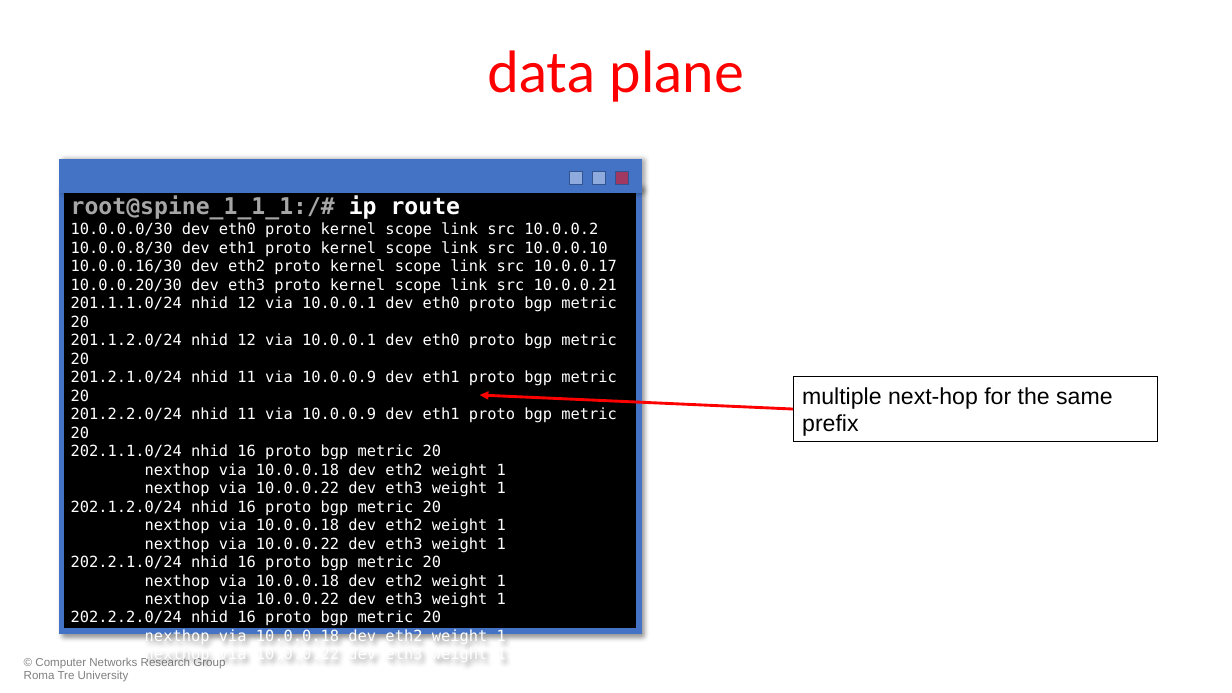
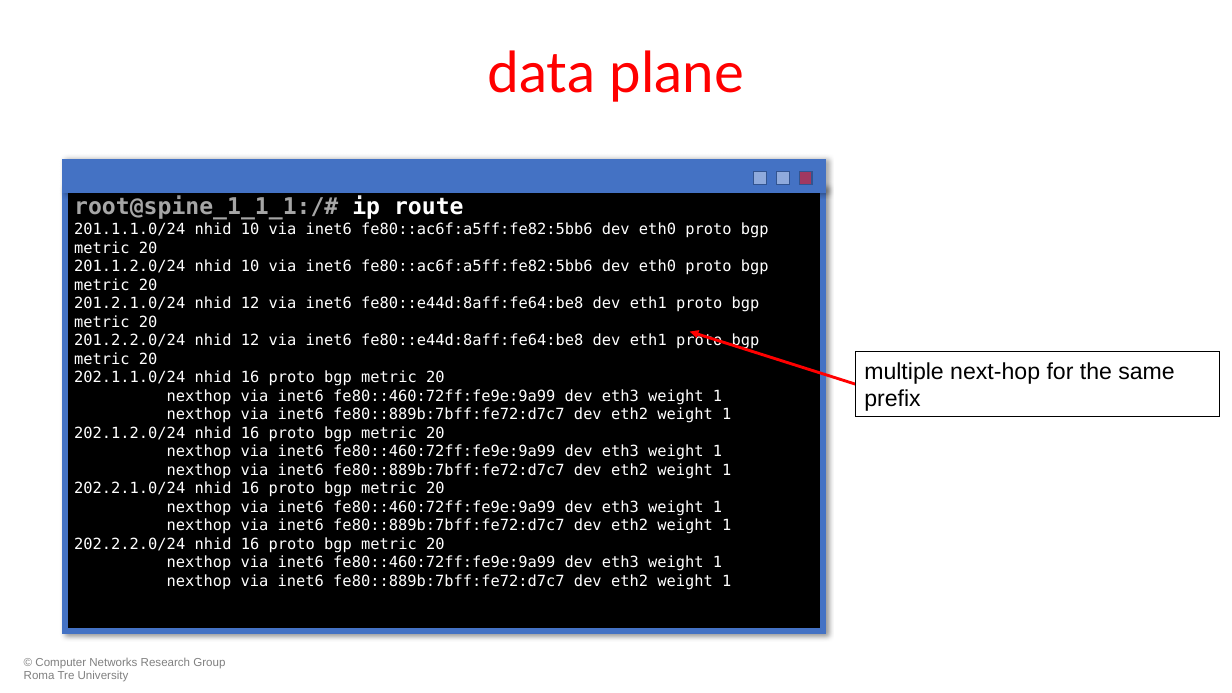
Before and after one commit to KatharaFramework/Kathara-Labs, a slide deck: slide 35 of main-labs/data-center-routing/data-center-bgp/051-kathara-lab_data-center-bgp.pptx. Drawn at 1232x693 pixels with LibreOffice and Linux fonts; fonts in the diff are those of the drawing; background and template pictures are left out. Boxes give left, top, right and bottom in pixels: in the first picture for what was removed or moved away, otherwise in the second. Text is boxed around its words. In the diff, an @@ line names an element or a change of style, - is before the commit and + after.

Commit message:
Remove fabric prefixes in data center labs (#43)
* Small changes to data center VXLAN slides

* Remove all IPv4 addresses on BGP data center fabric

* Removed prefixes from fabric in vxlan lab

```diff
--- a/main-labs/data-center-routing/data-center-bgp/051-kathara-lab_data-center-bgp.pptx
+++ b/main-labs/data-center-routing/data-center-bgp/051-kathara-lab_data-center-bgp.pptx
@@ rectangle: place and size @@
-rectangle at [62, 162, 640, 190]
+rectangle at [65, 162, 823, 190]
@@ 3 rectangles: place and size @@
-3 rectangles at [570, 172, 628, 185]
+3 rectangles at [753, 172, 812, 185]
@@ rectangle "root@spine_1_1_1:/# ip route": place and size @@
-rectangle "root@spine_1_1_1:/# ip route" at [62, 188, 640, 632]
+rectangle "root@spine_1_1_1:/# ip route" at [65, 188, 823, 632]
@@ text in rectangle at [74, 222, 769, 365]: text changed @@
-10.0.0.0/30 dev eth0 proto kernel scope link src 10.0.0.2
-10.0.0.8/30 dev eth1 proto kernel scope link src 10.0.0.10
-10.0.0.16/30 dev eth2 proto kernel scope link src 10.0.0.17
-10.0.0.20/30 dev eth3 proto kernel scope link src 10.0.0.21
-201.1.1.0/24 nhid 12 via 10.0.0.1 dev eth0 proto bgp metric 20
-201.1.2.0/24 nhid 12 via 10.0.0.1 dev eth0 proto bgp metric 20
-201.2.1.0/24 nhid 11 via 10.0.0.9 dev eth1 proto bgp metric 20
-201.2.2.0/24 nhid 11 via 10.0.0.9 dev eth1 proto bgp metric 20
+201.1.1.0/24 nhid 10 via inet6 fe80::ac6f:a5ff:fe82:5bb6 dev eth0 proto bgp metric 20
+201.1.2.0/24 nhid 10 via inet6 fe80::ac6f:a5ff:fe82:5bb6 dev eth0 proto bgp metric 20
+201.2.1.0/24 nhid 12 via inet6 fe80::e44d:8aff:fe64:be8 dev eth1 proto bgp metric 20
+201.2.2.0/24 nhid 12 via inet6 fe80::e44d:8aff:fe64:be8 dev eth1 proto bgp metric 20
@@ arrow moved from (793, 409) - (480, 396) to (856, 384) - (690, 332) @@
@@ rectangle "multiple next-hop for the same ...": place and size @@
-rectangle "multiple next-hop for the same ..." at [793, 376, 1157, 442]
+rectangle "multiple next-hop for the same ..." at [856, 351, 1220, 417]
@@ text in rectangle at [167, 389, 731, 423]: text changed @@
-nexthop via 10.0.0.18 dev eth2 weight 1
-nexthop via 10.0.0.22 dev eth3 weight 1
+nexthop via inet6 fe80::460:72ff:fe9e:9a99 dev eth3 weight 1
+nexthop via inet6 fe80::889b:7bff:fe72:d7c7 dev eth2 weight 1
@@ text in rectangle at [167, 444, 731, 479]: text changed @@
-nexthop via 10.0.0.18 dev eth2 weight 1
-nexthop via 10.0.0.22 dev eth3 weight 1
+nexthop via inet6 fe80::460:72ff:fe9e:9a99 dev eth3 weight 1
+nexthop via inet6 fe80::889b:7bff:fe72:d7c7 dev eth2 weight 1
@@ text in rectangle at [167, 500, 731, 534]: text changed @@
-nexthop via 10.0.0.18 dev eth2 weight 1
-nexthop via 10.0.0.22 dev eth3 weight 1
+nexthop via inet6 fe80::460:72ff:fe9e:9a99 dev eth3 weight 1
+nexthop via inet6 fe80::889b:7bff:fe72:d7c7 dev eth2 weight 1
@@ text in rectangle at [167, 555, 731, 590]: text changed @@
-nexthop via 10.0.0.18 dev eth2 weight 1
-nexthop via 10.0.0.22 dev eth3 weight 1
+nexthop via inet6 fe80::460:72ff:fe9e:9a99 dev eth3 weight 1
+nexthop via inet6 fe80::889b:7bff:fe72:d7c7 dev eth2 weight 1
```
Also in this commit, not shown: 2 other slides changed, 14 other files.
